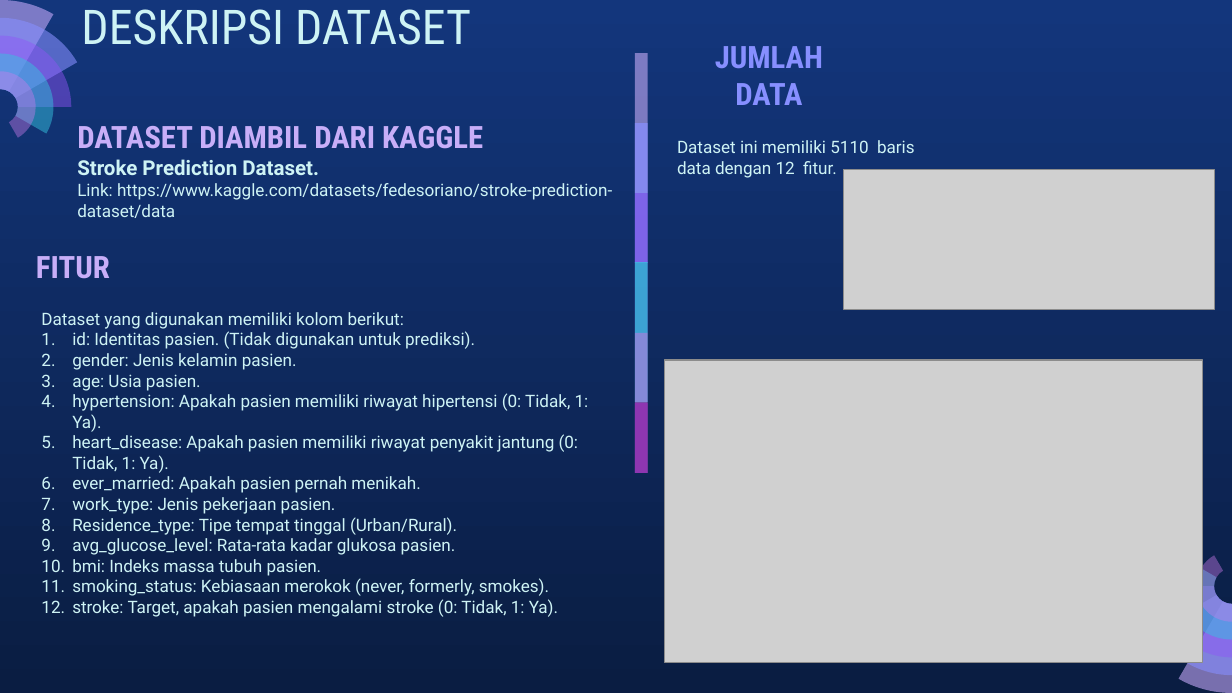
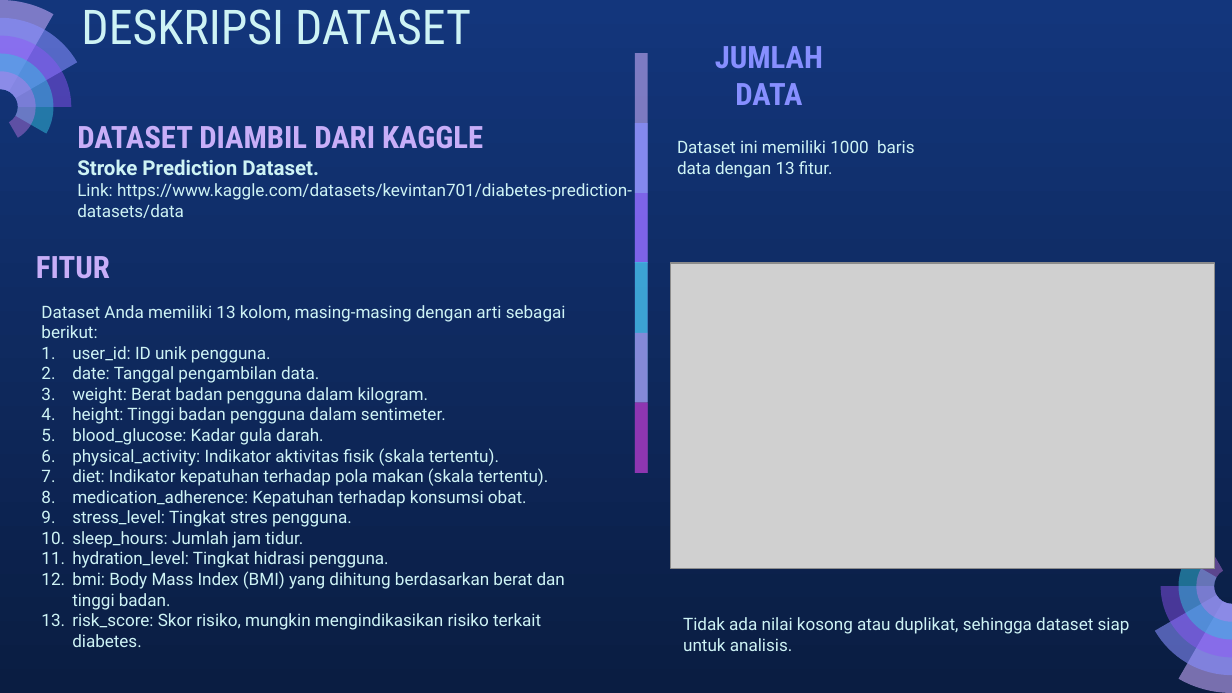
Before and after one commit to penoFahmi/Diabetes-Prediction, a slide deck: slide 3 of Diabetes Prediction.pptx. Drawn at 1232x693 pixels with LibreOffice and Linux fonts; fonts in the diff are those of the drawing; grey boxes stand for pictures. Boxes give left, top, right and bottom in pixels: in the first picture for what was removed or moved away, otherwise in the second. Text is boxed around its words. In the diff, an @@ line names an element or a change of style, - is before the commit and + after.

```diff
--- a/Diabetes Prediction.pptx
+++ b/Diabetes Prediction.pptx
@@ text at [677,140,915,178]: text changed @@
-Dataset ini memiliki 5110 baris data dengan 12 fitur.
+Dataset ini memiliki 1000 baris data dengan 13 fitur.
@@ picture removed at [844,170,1215,310] @@
@@ text at [77,183,632,218]: text changed @@
-Link: https://www.kaggle.com/datasets/fedesoriano/stroke-prediction-dataset/data
+Link: https://www.kaggle.com/datasets/kevintan701/diabetes-prediction-datasets/data
@@ picture: place and size @@
-picture at [665,360,1204,663]
+picture at [671,264,1215,569]
@@ text at [41,305,566,647]: text changed @@
-Dataset yang digunakan memiliki kolom berikut:
-1. id: Identitas pasien. (Tidak digunakan untuk prediksi).
-2. gender: Jenis kelamin pasien.
-3. age: Usia pasien.
-4. hypertension: Apakah pasien memiliki riwayat hipertensi (0: Tidak, 1: Ya).
-5. heart_disease: Apakah pasien memiliki riwayat penyakit jantung (0: Tidak, 1: Ya).
-6. ever_married: Apakah pasien pernah menikah.
-7. work_type: Jenis pekerjaan pasien.
-8. Residence_type: Tipe tempat tinggal (Urban/Rural).
-9. avg_glucose_level: Rata-rata kadar glukosa pasien.
-10. bmi: Indeks massa tubuh pasien.
-11. smoking_status: Kebiasaan merokok (never, formerly, smokes).
-12. stroke: Target, apakah pasien mengalami stroke (0: Tidak, 1: Ya).
+Dataset Anda memiliki 13 kolom, masing-masing dengan arti sebagai berikut:
+1. user_id: ID unik pengguna.
+2. date: Tanggal pengambilan data.
+3. weight: Berat badan pengguna dalam kilogram.
+4. height: Tinggi badan pengguna dalam sentimeter.
+5. blood_glucose: Kadar gula darah.
+6. physical_activity: Indikator aktivitas fisik (skala tertentu).
+7. diet: Indikator kepatuhan terhadap pola makan (skala tertentu).
+8. medication_adherence: Kepatuhan terhadap konsumsi obat.
+9. stress_level: Tingkat stres pengguna.
+10. sleep_hours: Jumlah jam tidur.
+11. hydration_level: Tingkat hidrasi pengguna.
+12. bmi: Body Mass Index (BMI) yang dihitung berdasarkan berat dan tinggi badan.
+13. risk_score: Skor risiko, mungkin mengindikasikan risiko terkait diabetes.
@@ text added at [683,617,1130,651], 10 pt, text #CEF3F5 @@
+Tidak ada nilai kosong atau duplikat, sehingga dataset siap untuk analisis.
```
Also in this commit, not shown: 2 other slides changed, 3 slides added, 2 slides removed, 6 other files.
